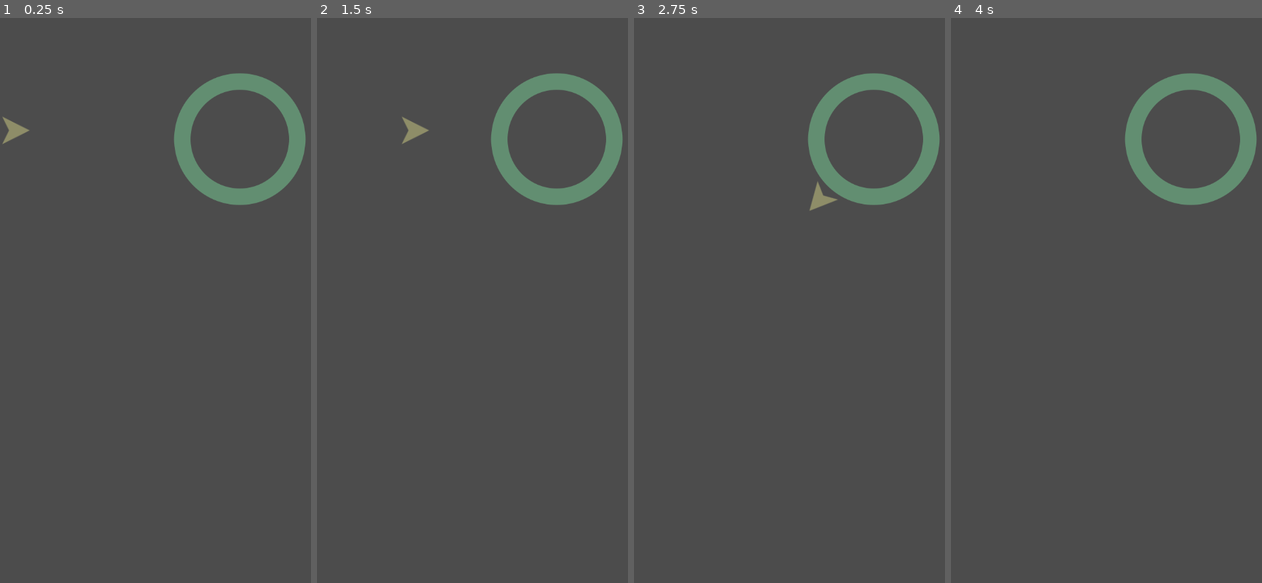
Above: before the commit, frames 1-4 (left to right).
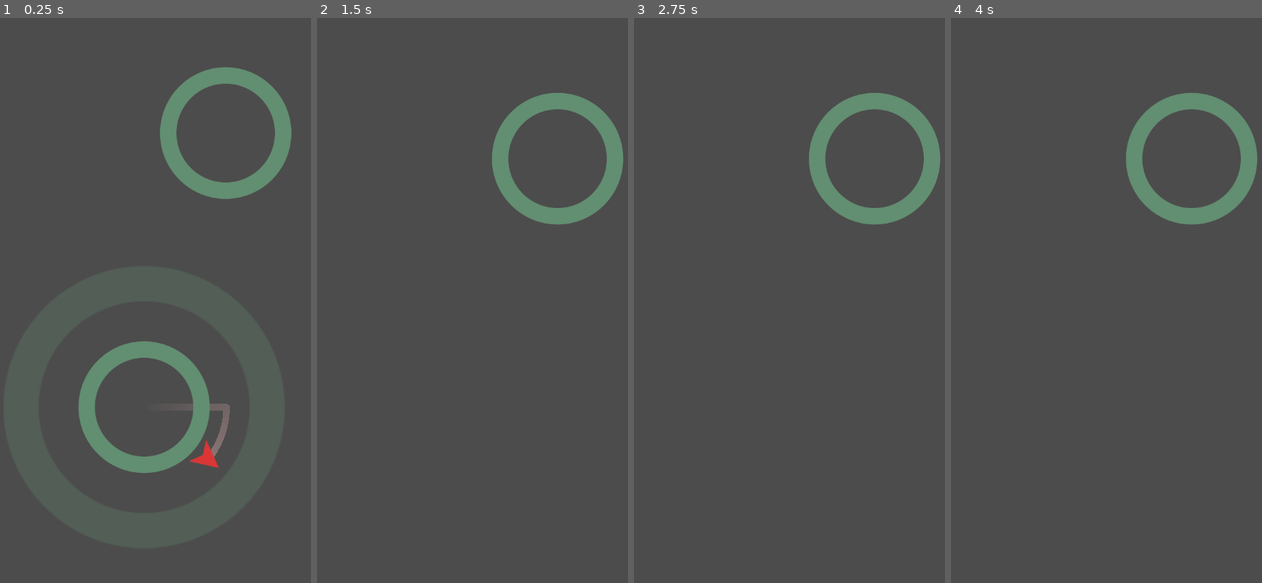
Above: after the commit, the same moments.

Repository: JG0328/CircleJump
Game: Godot game, scene res://objects/Main.tscn
Two runs of this game, one before a commit and one after it. Both use one fixed random seed, a clock stepped at 60 frames per second and the inputs below. Before the commit the project has no main scene; this scene is started directly in both runs.
Inputs (mouse positions are in pixels of both pictures, inside the frame that each line leads up to):
- Up to frame 1 (0.25 s): no input
- Up to frame 2 (1.5 s): move the mouse to (544, 272) at 0.52 s; click (544, 272) at 0.67 s; move the mouse to (413, 328) at 1.27 s; click (413, 328) at 1.42 s
- Up to frame 3 (2.75 s): move the mouse to (823, 176) at 2.02 s; click (823, 176) at 2.17 s
- Up to frame 4 (4 s): move the mouse to (1094, 413) at 2.77 s; click (1094, 413) at 2.92 s; tap Enter at 3.5 s; move the mouse to (1206, 385) at 3.52 s; click (1206, 385) at 3.67 s

The runs differ from the first frame. In frame 1, 8.1% of the frame differs, in the area x 0-99%, y 8-81%; in frame 2, 5.0%; in frame 3, 5.0%; in frame 4, 4.9%.

Commit message:
Adding trail to jumper

Diff:
--- a/objects/Circle.gd
+++ b/objects/Circle.gd
@@ -5,16 +5,23 @@
 var radius = 100
 var rotation_speed = PI
 
-func _ready():
-	init()
-
-func init(_radius=radius):
+func init(_position, _radius=radius):
+	position = _position
 	radius = _radius
 	$CollisionShape2D.shape = $CollisionShape2D.shape.duplicate()
 	$CollisionShape2D.shape.radius = radius
 	var img_size = $Sprite.texture.get_size().x / 2
 	$Sprite.scale = Vector2(1,1) * radius / img_size
 	orbit_position.position.x = radius + 25
+	rotation_speed *= pow(-1, randi() % 2)
 
 func _process(delta):
 	$Pivot.rotation += rotation_speed * delta
+
+func implode():
+	$AnimationPlayer.play("implode")
+	yield($AnimationPlayer, "animation_finished")
+	queue_free()
+
+func capture():
+	$AnimationPlayer.play("capture")
--- a/objects/Circle.tscn
+++ b/objects/Circle.tscn
@@ -1,26 +1,105 @@
-[gd_scene load_steps=6 format=2]
+[gd_scene load_steps=8 format=2]
 
 [ext_resource path="res://assets/images/circle1_n.png" type="Texture" id=1]
 [ext_resource path="res://objects/Circle.gd" type="Script" id=2]
 [ext_resource path="res://objects/color.shader" type="Shader" id=3]
 
-[sub_resource type="ShaderMaterial" id=2]
+[sub_resource type="ShaderMaterial" id=1]
 shader = ExtResource( 3 )
 shader_param/color = Color( 0.388235, 0.560784, 0.447059, 1 )
 
-[sub_resource type="CircleShape2D" id=1]
+[sub_resource type="CircleShape2D" id=2]
 radius = 134.698
+
+[sub_resource type="Animation" id=4]
+resource_name = "capture"
+length = 0.5
+step = 0.01
+tracks/0/type = "value"
+tracks/0/path = NodePath("SpriteEffect:visible")
+tracks/0/interp = 1
+tracks/0/loop_wrap = true
+tracks/0/imported = false
+tracks/0/enabled = true
+tracks/0/keys = {
+"times": PoolRealArray( 0 ),
+"transitions": PoolRealArray( 1 ),
+"update": 1,
+"values": [ true ]
+}
+tracks/1/type = "value"
+tracks/1/path = NodePath("SpriteEffect:scale")
+tracks/1/interp = 1
+tracks/1/loop_wrap = true
+tracks/1/imported = false
+tracks/1/enabled = true
+tracks/1/keys = {
+"times": PoolRealArray( 0, 0.5 ),
+"transitions": PoolRealArray( 1, 1 ),
+"update": 0,
+"values": [ Vector2( 3, 3 ), Vector2( 1e-05, 1e-05 ) ]
+}
+tracks/2/type = "value"
+tracks/2/path = NodePath("SpriteEffect:modulate")
+tracks/2/interp = 1
+tracks/2/loop_wrap = true
+tracks/2/imported = false
+tracks/2/enabled = true
+tracks/2/keys = {
+"times": PoolRealArray( 0, 0.5 ),
+"transitions": PoolRealArray( 1, 1 ),
+"update": 0,
+"values": [ Color( 1, 1, 1, 0 ), Color( 1, 1, 1, 0.568627 ) ]
+}
+
+[sub_resource type="Animation" id=3]
+resource_name = "implode"
+length = 0.4
+tracks/0/type = "value"
+tracks/0/path = NodePath(".:scale")
+tracks/0/interp = 1
+tracks/0/loop_wrap = true
+tracks/0/imported = false
+tracks/0/enabled = true
+tracks/0/keys = {
+"times": PoolRealArray( 0, 0.4 ),
+"transitions": PoolRealArray( 1, 1 ),
+"update": 0,
+"values": [ Vector2( 1, 1 ), Vector2( 1e-05, 1e-05 ) ]
+}
+tracks/1/type = "value"
+tracks/1/path = NodePath(".:modulate")
+tracks/1/interp = 1
+tracks/1/loop_wrap = true
+tracks/1/imported = false
+tracks/1/enabled = true
+tracks/1/keys = {
+"times": PoolRealArray( 0, 0.4 ),
+"transitions": PoolRealArray( 1, 1 ),
+"update": 0,
+"values": [ Color( 1, 1, 1, 1 ), Color( 1, 1, 1, 0 ) ]
+}
 
 [node name="Circle" type="Area2D"]
 script = ExtResource( 2 )
 
 [node name="Sprite" type="Sprite" parent="."]
-material = SubResource( 2 )
+material = SubResource( 1 )
+texture = ExtResource( 1 )
+
+[node name="SpriteEffect" type="Sprite" parent="."]
+modulate = Color( 1, 1, 1, 0.568627 )
+material = SubResource( 1 )
+scale = Vector2( 1e-05, 1e-05 )
 texture = ExtResource( 1 )
 
 [node name="CollisionShape2D" type="CollisionShape2D" parent="."]
-shape = SubResource( 1 )
+shape = SubResource( 2 )
 
 [node name="Pivot" type="Node2D" parent="."]
 
 [node name="OrbitPosition" type="Position2D" parent="Pivot"]
+
+[node name="AnimationPlayer" type="AnimationPlayer" parent="."]
+anims/capture = SubResource( 4 )
+anims/implode = SubResource( 3 )
--- a/objects/Jumper.gd
+++ b/objects/Jumper.gd
@@ -1,23 +1,33 @@
 extends Area2D
 
+signal captured
+
+onready var trail = $Trail/Points
 var velocity = Vector2(100,0)
 var jump_speed = 1000
 var target = null
+var trail_length = 25
 
 func _unhandled_input(event):
 	if target and event is InputEventScreenTouch and event.pressed:
 		jump()
 
 func jump():
+	target.implode()
 	target = null
 	velocity = transform.x * jump_speed
 
 
 func _on_Jumper_area_entered(area):
 	target = area
+	target.get_node("Pivot").rotation = (position - target.position).angle()
 	velocity = Vector2.ZERO
+	emit_signal("captured", area)
 
 func _physics_process(delta):
+	if trail.points.size() > trail_length:
+		trail.remove_point(0)
+	trail.add_point(position)
 	if target:
 		transform = target.orbit_position.global_transform
 	else:
--- a/objects/Jumper.tscn
+++ b/objects/Jumper.tscn
@@ -1,18 +1,21 @@
-[gd_scene load_steps=5 format=2]
+[gd_scene load_steps=6 format=2]
 
 [ext_resource path="res://assets/images/jumper.png" type="Texture" id=1]
 [ext_resource path="res://objects/Jumper.gd" type="Script" id=2]
 [ext_resource path="res://objects/color.shader" type="Shader" id=3]
 
-[sub_resource type="ShaderMaterial" id=2]
+[sub_resource type="ShaderMaterial" id=1]
 shader = ExtResource( 3 )
-shader_param/color = Color( 0.560784, 0.556863, 0.411765, 1 )
+shader_param/color = Color( 0.858824, 0.215686, 0.215686, 1 )
+
+[sub_resource type="Gradient" id=2]
+colors = PoolColorArray( 0.545098, 0.458824, 0.458824, 0, 0.545098, 0.458824, 0.458824, 1 )
 
 [node name="Jumper" type="Area2D"]
 script = ExtResource( 2 )
 
 [node name="Sprite" type="Sprite" parent="."]
-material = SubResource( 2 )
+material = SubResource( 1 )
 rotation = 1.5708
 texture = ExtResource( 1 )
 
@@ -20,4 +23,13 @@
 polygon = PoolVector2Array( -21.1284, -21.1419, -21.1284, 21.2366, 21.9122, -0.0851173 )
 
 [node name="VisibilityNotifier2D" type="VisibilityNotifier2D" parent="."]
+
+[node name="Trail" type="Node" parent="."]
+
+[node name="Points" type="Line2D" parent="Trail"]
+z_index = -1
+gradient = SubResource( 2 )
+joint_mode = 2
+begin_cap_mode = 2
+end_cap_mode = 2
 [connection signal="area_entered" from="." to="." method="_on_Jumper_area_entered"]
--- /dev/null
+++ b/objects/Main.gd
@@ -0,0 +1,32 @@
+extends Node
+
+var Circle = preload("res://objects/Circle.tscn")
+var Jumper = preload("res://objects/Jumper.tscn")
+
+var player
+
+func _ready():
+	randomize()
+	new_game()
+
+func new_game():
+	$Camera2D.position = $StartPosition.position
+	player = Jumper.instance()
+	player.position = $StartPosition.position
+	add_child(player)
+	player.connect("captured", self, "_on_Jumper_captured")
+	spawn_circle($StartPosition.position)
+
+func spawn_circle(_position=null):
+	var c = Circle.instance()
+	if !_position:
+		var x = rand_range(-150,150)
+		var y = rand_range(-500,-400)
+		_position = player.target.position + Vector2(x,y)
+	add_child(c)
+	c.init(_position)
+
+func _on_Jumper_captured(object):
+	$Camera2D.position = object.position
+	object.capture()
+	call_deferred("spawn_circle")
--- a/objects/Main.tscn
+++ b/objects/Main.tscn
@@ -1,12 +1,15 @@
-[gd_scene load_steps=3 format=2]
+[gd_scene load_steps=2 format=2]
 
-[ext_resource path="res://objects/Jumper.tscn" type="PackedScene" id=1]
-[ext_resource path="res://objects/Circle.tscn" type="PackedScene" id=2]
+[ext_resource path="res://objects/Main.gd" type="Script" id=1]
 
-[node name="Main" type="Node2D"]
+[node name="Main" type="Node"]
+script = ExtResource( 1 )
 
-[node name="Jumper" parent="." instance=ExtResource( 1 )]
-position = Vector2( -1.88773, 169.897 )
+[node name="StartPosition" type="Position2D" parent="."]
+position = Vector2( 156.683, 487.039 )
 
-[node name="Circle" parent="." instance=ExtResource( 2 )]
-position = Vector2( 362.448, 183.112 )
+[node name="Camera2D" type="Camera2D" parent="."]
+position = Vector2( 240, 630 )
+offset = Vector2( 0, -200 )
+current = true
+smoothing_enabled = true
--- a/project.godot
+++ b/project.godot
@@ -16,6 +16,7 @@
 [application]
 
 config/name="CircleJump"
+run/main_scene="res://objects/Main.tscn"
 
 [display]
 
